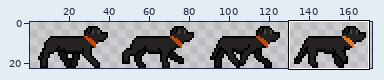
Sprite sheet: spriteSheets/Epcot_walk.png. The first picture is a wide view before the edit; the outline marks the close-up.
Close-up. Before the edit:
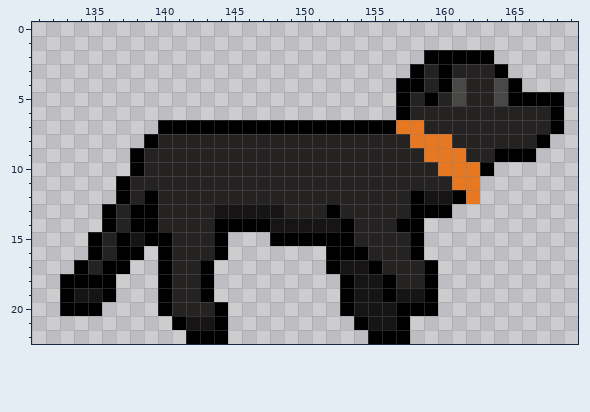
The file is 344x46 pixels, drawn in blocks of 2x2; one block is one cell here. Shown: x 131..169, y 0..22. The wide view leaves out empty margins.
And afterwards:
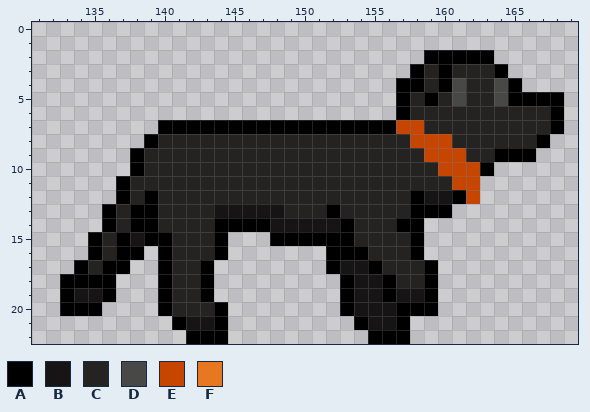
Palette (. is transparent): A #000000  B #161414  C #252222  D #484846  E #c64600  F #e87722
Difference:
{"y":7,"x":157,"old":"FF","new":"EE"}
{"y":8,"x":158,"old":"FFF","new":"EEE"}
{"y":9,"x":159,"old":"FFF","new":"EEE"}
{"y":10,"x":160,"old":"FFF","new":"EEE"}
{"y":11,"x":161,"old":"FF","new":"EE"}
{"y":12,"x":162,"old":"F","new":"E"}
